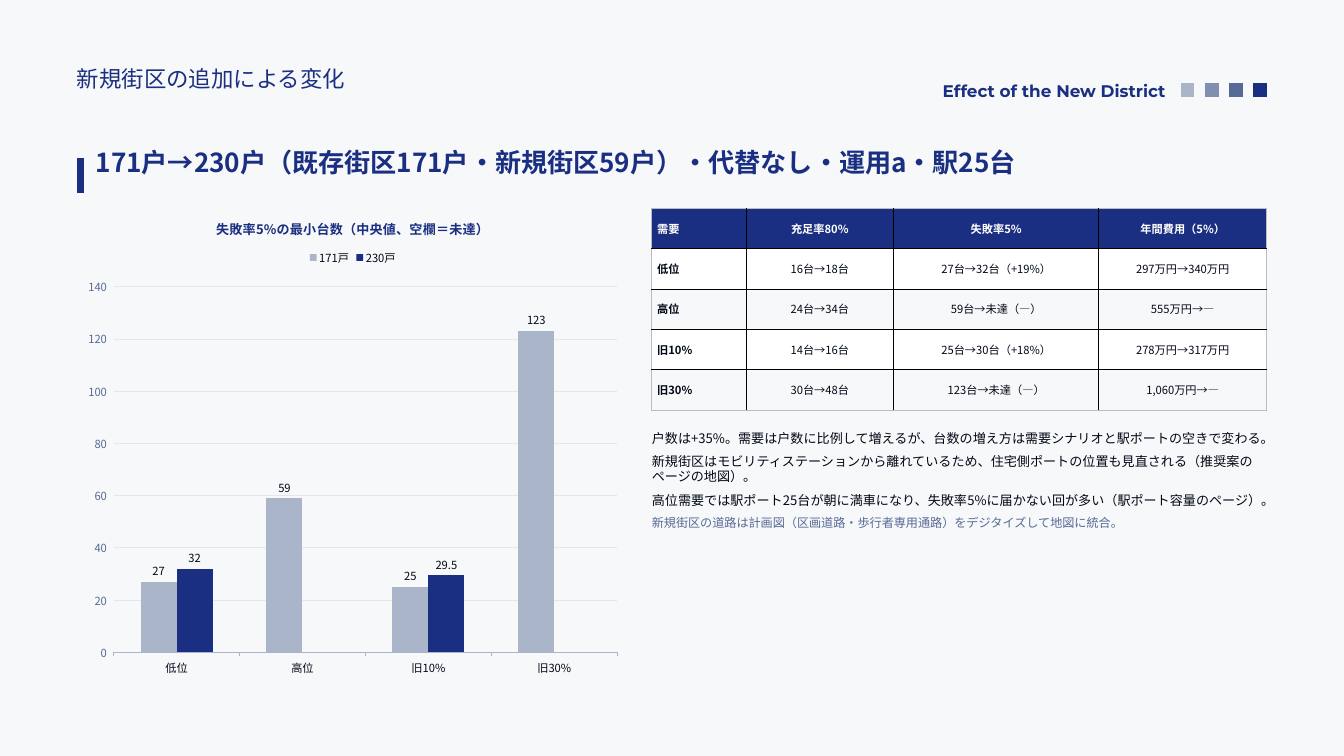
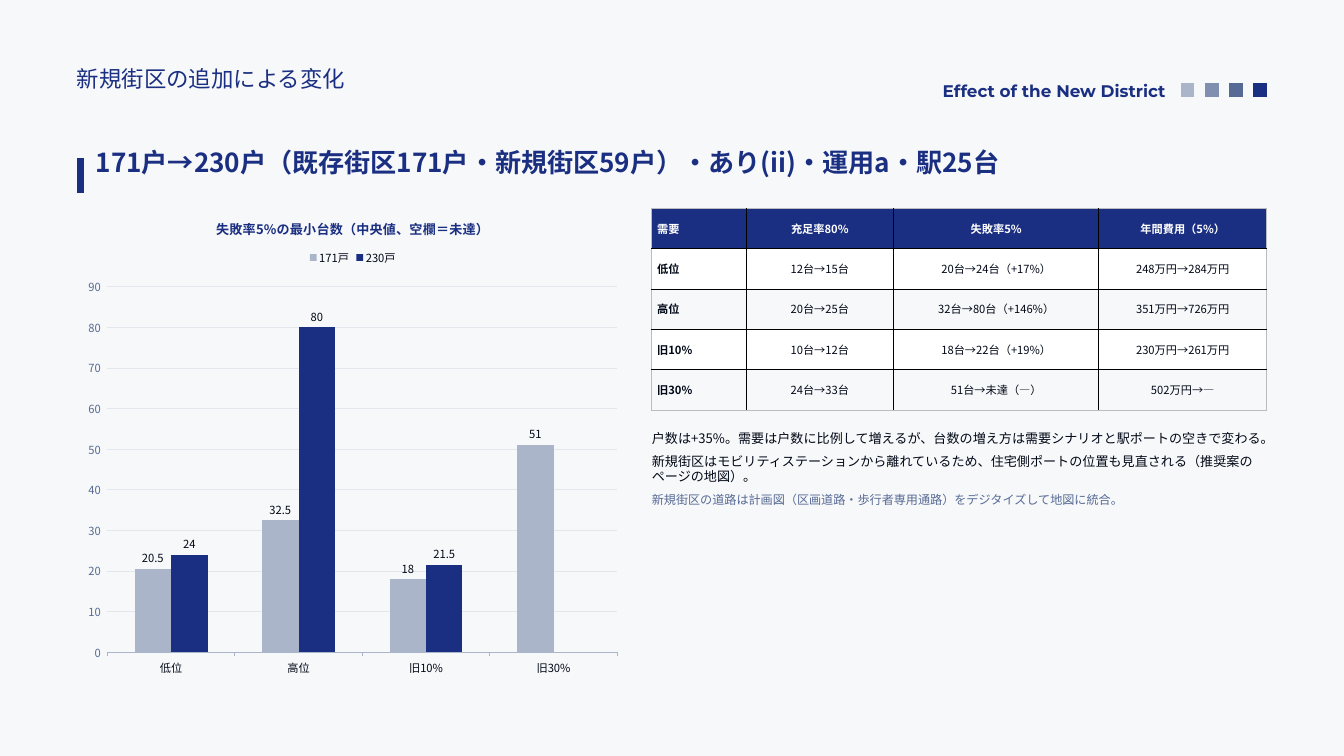
Before and after one commit to saigaeno-cmd/mikuri_sim, a slide deck: slide 4 of data/output/study/報告_モビリティシェア検討.pptx. Drawn at 1344x756 pixels with LibreOffice and Linux fonts; fonts in the diff are those of the drawing. Boxes give left, top, right and bottom in pixels: in the first picture for what was removed or moved away, otherwise in the second. Text is boxed around its words. In the diff, an @@ line names an element or a change of style, - is before the commit and + after.

```diff
--- a/data/output/study/報告_モビリティシェア検討.pptx
+++ b/data/output/study/報告_モビリティシェア検討.pptx
@@ text at bbox=[96, 149, 1000, 177]: text changed @@
-171戸→230戸（既存街区171戸・新規街区59戸）・代替なし・運用a・駅25台
+171戸→230戸（既存街区171戸・新規街区59戸）・あり(ii)・運用a・駅25台
@@ column chart at bbox=[77, 202, 628, 685] @@
-171戸: 27, 59, 25, 123
+171戸: 20.5, 32.5, 18, 51
@@ 230戸, 低位: 32 to 24 @@
@@ 230戸, 高位: - to 80 @@
@@ 230戸, 旧10%: 29.5 to 21.5 @@
@@ table at bbox=[652, 208, 1267, 410] @@
-row 2: 低位 | 16台→18台 | 27台→32台（+19%） | 297万円→340万円
+row 2: 低位 | 12台→15台 | 20台→24台（+17%） | 248万円→284万円
-row 3: 高位 | 24台→34台 | 59台→未達（—） | 555万円→—
+row 3: 高位 | 20台→25台 | 32台→80台（+146%） | 351万円→726万円
-row 4: 旧10% | 14台→16台 | 25台→30台（+18%） | 278万円→317万円
+row 4: 旧10% | 10台→12台 | 18台→22台（+19%） | 230万円→261万円
-row 5: 旧30% | 30台→48台 | 123台→未達（—） | 1,060万円→—
+row 5: 旧30% | 24台→33台 | 51台→未達（—） | 502万円→—
@@ text at bbox=[652, 494, 1274, 506]: paragraph removed @@
-高位需要では駅ポート25台が朝に満車になり、失敗率5%に届かない回が多い（駅ポート容量のページ）。
```
Also in this commit, not shown: 15 other slides changed, 6 other files.
